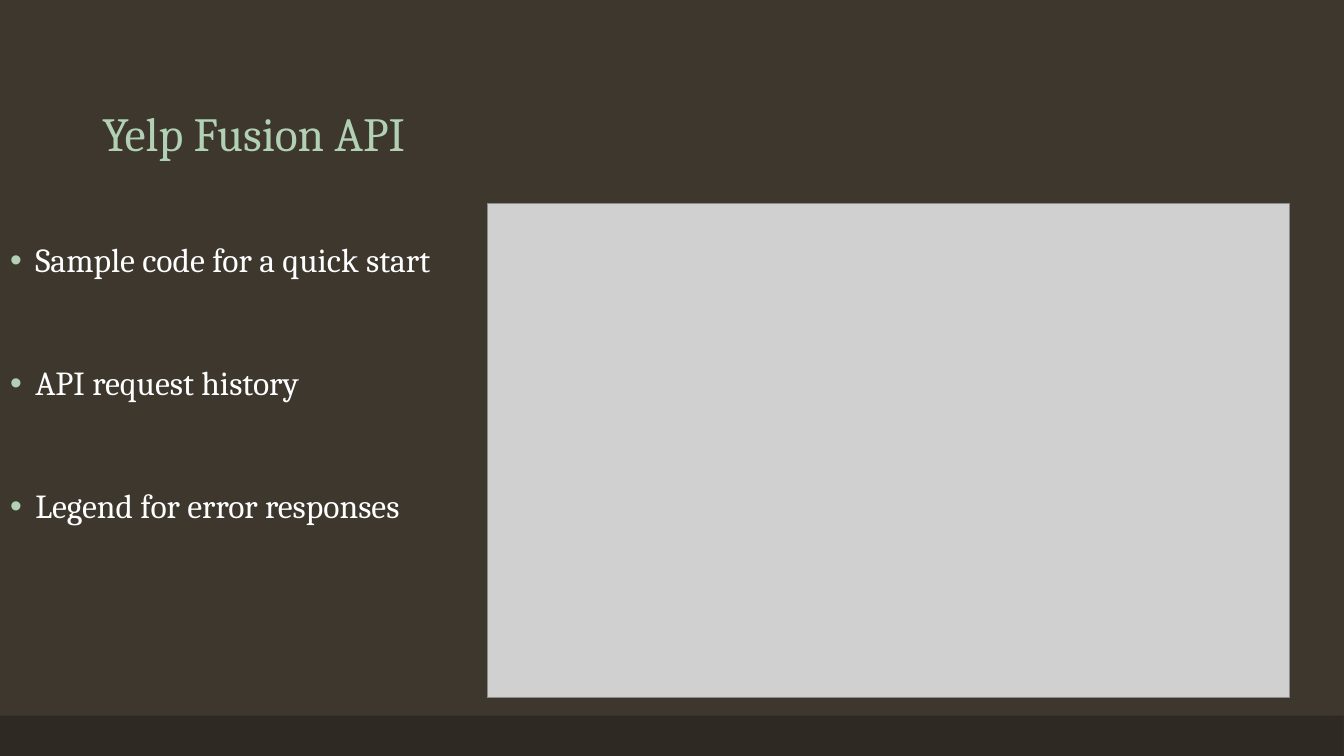
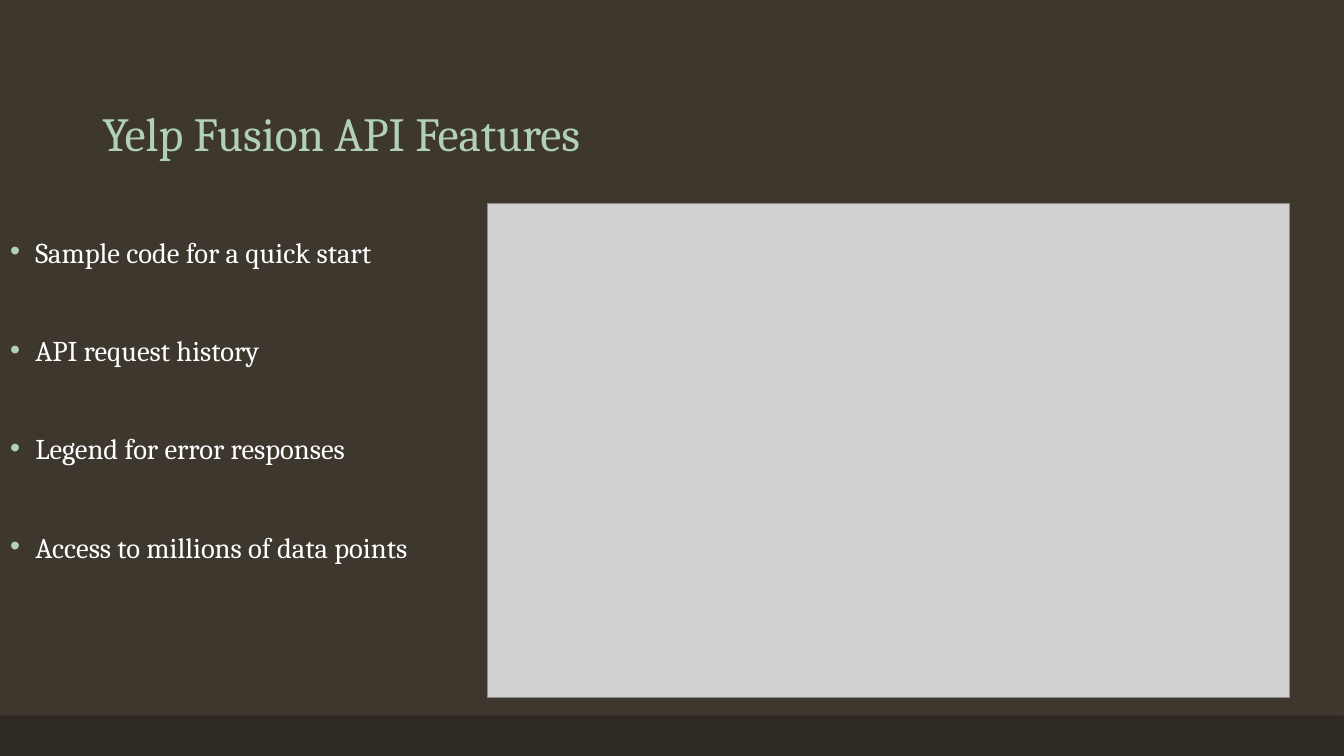
Before and after one commit to hannahdoby/project-3, a slide deck: slide 6 of YelpForTravelHelp.pptx. Drawn at 1344x756 pixels with LibreOffice and Linux fonts; fonts in the diff are those of the drawing; grey boxes stand for pictures. Boxes give left, top, right and bottom in pixels: in the first picture for what was removed or moved away, otherwise in the second. Text is boxed around its words. In the diff, an @@ line names an element or a change of style, - is before the commit and + after.

```diff
--- a/YelpForTravelHelp.pptx
+++ b/YelpForTravelHelp.pptx
@@ title at bbox=[102, 118, 580, 161]: text changed @@
-Yelp Fusion API
+Yelp Fusion API Features
@@ text at bbox=[35, 242, 372, 466]: size 24 to 20.4 pt in "Sample code for a quick start", "API request history", "Legend for error responses"; line spacing 0.9 to 0.7 @@
@@ text at bbox=[35, 537, 407, 564]: paragraph added @@
+• Access to millions of data points
```
Also in this commit, not shown: 3 other slides changed, 1 slide added, 1 slide removed.
